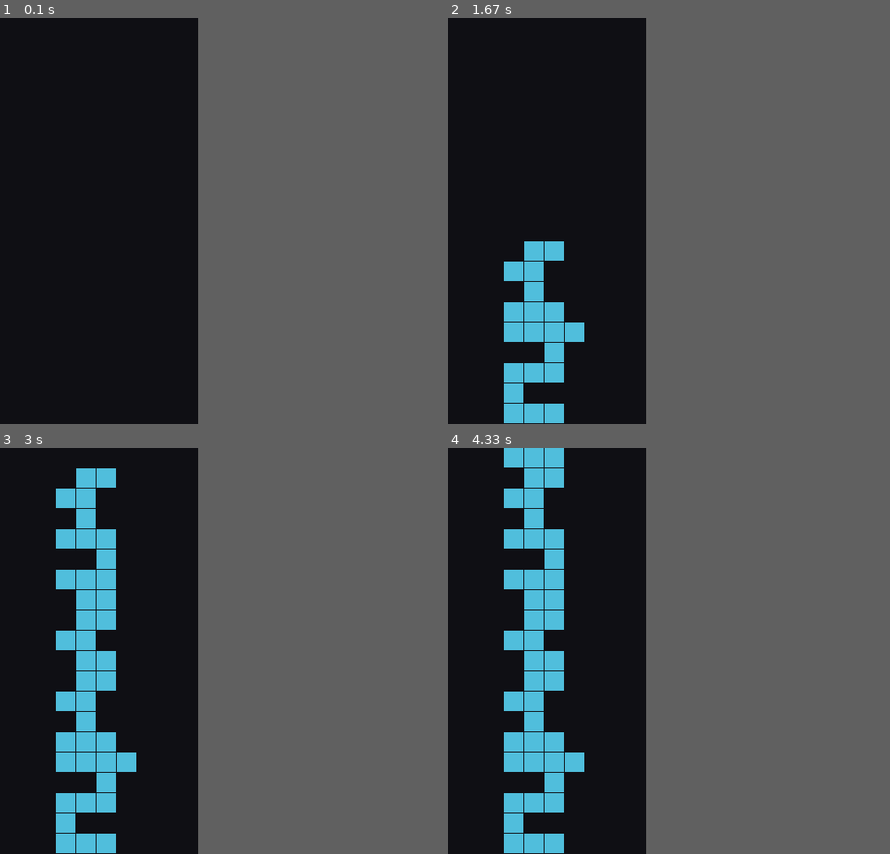
Above: before the commit, frames 1-4 (two rows, left to right).
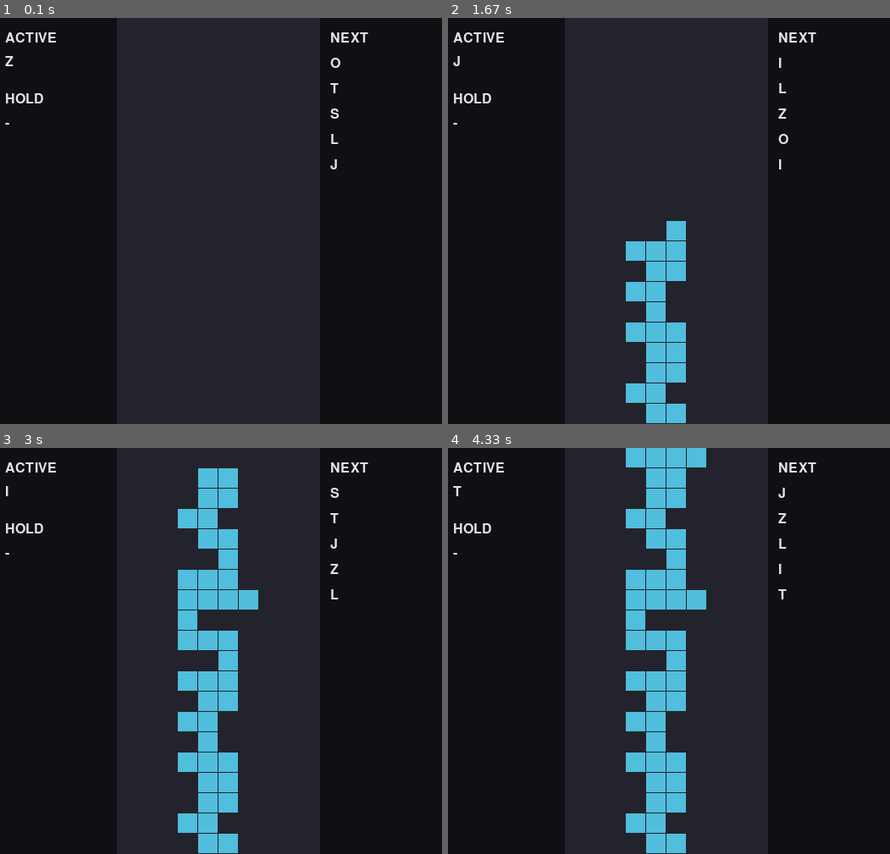
Above: after the commit, the same moments.

Repository: tomiya7688/kadoka_tetris_ai
Game: pygame game, started from src/tetris/main.py
Two runs of this game, one before a commit and one after it. Both use one fixed random seed, a clock stepped at 60 frames per second and the inputs below.
Inputs:
- Up to frame 1 (0.1 s): no input
- Up to frame 2 (1.67 s): tap Space at 0.33, 0.73, 1.03, 1.23, 1.57 s
- Up to frame 3 (3 s): tap Space at 1.87, 2.07, 2.37, 2.63, 2.97 s
- Up to frame 4 (4.33 s): tap Space at 3.27, 3.4 s
The window is 240x480 before the commit and 528x480 after it. Grey fills any space a smaller window leaves; there, only what the larger window draws over its background counts as a difference.

The runs differ from the first frame. In frame 1, 46% of the frame differs, in the area x 1-100%, y 0-100%; in frame 2, 51%; in frame 3, 55%; in frame 4, 55%, in the area x 1-84%, y 0-100%.

Commit message:
Expose visible HOLD/NEXT state to built-in CPU boundary (#17)
Add visible NEXT/HOLD metadata, render it in Pygame, expose it through immutable PlayerObservation, and isolate built-in CPU strategies from raw GameState.

Diff:
--- a/src/tetris/adapters/pygame_view.py
+++ b/src/tetris/adapters/pygame_view.py
@@ -4,18 +4,28 @@
 
 
 class PygameView:
-    def __init__(self, cell_size: int = 24):
+    def __init__(self, cell_size: int = 24, side_panel_cells: int = 6):
         self.cell_size = cell_size
+        self.side_panel_width = side_panel_cells * cell_size
         self._pygame = None
+        self._font = None
         self.screen = None
+        self._board_width = 0
+        self._visible_height = 0
 
     def open(self, width: int = 10, height: int = 20) -> None:
         import pygame
 
         self._pygame = pygame
+        self._board_width = width
+        self._visible_height = height
         pygame.init()
+        self._font = pygame.font.Font(None, max(18, self.cell_size))
         self.screen = pygame.display.set_mode(
-            (width * self.cell_size, height * self.cell_size)
+            (
+                width * self.cell_size + self.side_panel_width * 2,
+                height * self.cell_size,
+            )
         )
         pygame.display.set_caption("Kadoka Tetris")
 
@@ -28,6 +38,7 @@
         self._prepare_frame()
         self._draw_board_cells(state.board)
         self._draw_active_piece(state)
+        self._draw_visible_metadata(state)
         self._finish_frame()
 
     def close(self) -> None:
@@ -38,6 +49,16 @@
         if self.screen is None:
             raise RuntimeError("view is not open")
         self.screen.fill((15, 15, 20))
+        self._pygame.draw.rect(
+            self.screen,
+            (35, 35, 45),
+            (
+                self.side_panel_width,
+                0,
+                self._board_width * self.cell_size,
+                self._visible_height * self.cell_size,
+            ),
+        )
 
     def _draw_board_cells(self, board: Board) -> None:
         for x, y in board.cells():
@@ -51,6 +72,26 @@
             draw_y = state.active.y + y - state.board.hidden_rows
             self._draw_cell(draw_x, draw_y, (220, 190, 80))
 
+    def _draw_visible_metadata(self, state: GameState) -> None:
+        active_name = state.active.kind.value if state.active is not None else "-"
+        hold_name = state.hold.value if state.hold is not None else "-"
+
+        self._draw_text("ACTIVE", 12, 16)
+        self._draw_text(active_name, 12, 44)
+        self._draw_text("HOLD", 12, 88)
+        self._draw_text(hold_name, 12, 116)
+
+        right_x = self.side_panel_width + self._board_width * self.cell_size + 12
+        self._draw_text("NEXT", right_x, 16)
+        for index, piece in enumerate(state.next_pieces):
+            self._draw_text(piece.value, right_x, 46 + index * 30)
+
+    def _draw_text(self, text: str, x: int, y: int) -> None:
+        if self._font is None:
+            raise RuntimeError("view is not open")
+        surface = self._font.render(text, True, (225, 225, 235))
+        self.screen.blit(surface, (x, y))
+
     def _draw_cell(self, x: int, y: int, color: tuple[int, int, int]) -> None:
         if y < 0:
             return
@@ -58,7 +99,7 @@
             self.screen,
             color,
             (
-                x * self.cell_size,
+                self.side_panel_width + x * self.cell_size,
                 y * self.cell_size,
                 self.cell_size - 1,
                 self.cell_size - 1,
--- a/src/tetris/core/game_state.py
+++ b/src/tetris/core/game_state.py
@@ -2,34 +2,110 @@
 from .bag import SevenBag
 from .board import Board
 from .tetromino import PieceType, Tetromino
+
+
 class GameState:
-    def __init__(self, seed=None, width=10, visible_height=20, hidden_rows=2):
-        self.board=Board(width,visible_height,hidden_rows); self.bag=SevenBag(seed); self.active=None; self.hold=None; self.hold_used=False; self.game_over=False; self.lines=0; self.spawn()
+    def __init__(
+        self,
+        seed=None,
+        width=10,
+        visible_height=20,
+        hidden_rows=2,
+        next_count=5,
+    ):
+        if not isinstance(next_count, int) or isinstance(next_count, bool) or next_count < 0:
+            raise ValueError("next_count must be a nonnegative integer")
+
+        self.board = Board(width, visible_height, hidden_rows)
+        self.bag = SevenBag(seed)
+        self.next_count = next_count
+        self._next_queue = [next(self.bag) for _ in range(next_count)]
+        self.active = None
+        self.hold = None
+        self.hold_used = False
+        self.game_over = False
+        self.lines = 0
+        self.spawn()
+
+    @property
+    def next_pieces(self) -> tuple[PieceType, ...]:
+        return tuple(self._next_queue)
+
     def spawn(self):
-        self.active=ActivePiece(next(self.bag), (self.board.width-4)//2, 0)
-        if not self.board.can_place(Tetromino(self.active.kind,self.active.cells()),(self.active.x,self.active.y)): self.game_over=True
-    def _can(self,p): return self.board.can_place(Tetromino(p.kind,p.cells()),(p.x,p.y))
-    def move(self,dx,dy=0):
-        candidate=ActivePiece(self.active.kind,self.active.x+dx,self.active.y+dy,self.active.rotation)
-        if self._can(candidate): self.active=candidate; return True
+        if self._next_queue:
+            kind = self._next_queue.pop(0)
+            self._next_queue.append(next(self.bag))
+        else:
+            kind = next(self.bag)
+
+        self.active = ActivePiece(kind, (self.board.width - 4) // 2, 0)
+        if not self.board.can_place(
+            Tetromino(self.active.kind, self.active.cells()),
+            (self.active.x, self.active.y),
+        ):
+            self.game_over = True
+
+    def _can(self, piece):
+        return self.board.can_place(
+            Tetromino(piece.kind, piece.cells()),
+            (piece.x, piece.y),
+        )
+
+    def move(self, dx, dy=0):
+        candidate = ActivePiece(
+            self.active.kind,
+            self.active.x + dx,
+            self.active.y + dy,
+            self.active.rotation,
+        )
+        if self._can(candidate):
+            self.active = candidate
+            return True
         return False
-    def rotate(self,direction=1):
-        candidate=ActivePiece(self.active.kind,self.active.x,self.active.y,self.active.rotation+direction)
-        if self._can(candidate): self.active=candidate; return True
-        for dx in (-1,1,-2,2):
-            candidate.x=self.active.x+dx
-            if self._can(candidate): self.active=candidate; return True
+
+    def rotate(self, direction=1):
+        candidate = ActivePiece(
+            self.active.kind,
+            self.active.x,
+            self.active.y,
+            self.active.rotation + direction,
+        )
+        if self._can(candidate):
+            self.active = candidate
+            return True
+        for dx in (-1, 1, -2, 2):
+            candidate.x = self.active.x + dx
+            if self._can(candidate):
+                self.active = candidate
+                return True
         return False
+
     def hard_drop(self):
-        distance=0
-        while self.move(0,1): distance+=1
-        self.lock(); return distance
+        distance = 0
+        while self.move(0, 1):
+            distance += 1
+        self.lock()
+        return distance
+
     def lock(self):
-        self.board.lock(Tetromino(self.active.kind,self.active.cells()),(self.active.x,self.active.y)); self.lines+=self.board.clear_full_rows(); self.hold_used=False; self.spawn()
+        self.board.lock(
+            Tetromino(self.active.kind, self.active.cells()),
+            (self.active.x, self.active.y),
+        )
+        self.lines += self.board.clear_full_rows()
+        self.hold_used = False
+        self.spawn()
+
     def hold_piece(self):
-        if self.hold_used: return False
-        old=self.hold; self.hold=self.active.kind; self.hold_used=True
-        if old is None: self.spawn()
-        else: self.active=ActivePiece(old,(self.board.width-4)//2,0)
-        if not self._can(self.active): self.game_over=True
+        if self.hold_used:
+            return False
+        old = self.hold
+        self.hold = self.active.kind
+        self.hold_used = True
+        if old is None:
+            self.spawn()
+        else:
+            self.active = ActivePiece(old, (self.board.width - 4) // 2, 0)
+        if not self._can(self.active):
+            self.game_over = True
         return True
--- /dev/null
+++ b/src/tetris/cpu/__init__.py
@@ -0,0 +1 @@
+from .visible_cpu_controller import VisibleCpuController, VisibleCpuStrategy
--- /dev/null
+++ b/src/tetris/cpu/visible_cpu_controller.py
@@ -0,0 +1,37 @@
+"""Built-in CPU boundary that exposes only player-visible observations."""
+
+from typing import Protocol
+
+from tetris.application import InputAction
+from tetris.core import GameState
+from tetris.observation import PlayerObservation, VisiblePlayerObserver
+
+
+class VisibleCpuStrategy(Protocol):
+    """Decision logic that is intentionally isolated from GameState."""
+
+    def choose(self, observation: PlayerObservation) -> str | None:
+        ...
+
+
+class VisibleCpuController:
+    """Translate a visible-only CPU decision into the shared input path."""
+
+    def __init__(
+        self,
+        player: int,
+        strategy: VisibleCpuStrategy,
+        observer: VisiblePlayerObserver | None = None,
+    ):
+        if not isinstance(player, int) or isinstance(player, bool) or player < 0:
+            raise ValueError("player must be a nonnegative integer")
+        self.player = player
+        self.strategy = strategy
+        self.observer = observer or VisiblePlayerObserver()
+
+    def choose_action(self, state: GameState) -> InputAction | None:
+        observation = self.observer.observe(state)
+        action = self.strategy.choose(observation)
+        if action is None:
+            return None
+        return InputAction(self.player, action)
--- a/src/tetris/observation/__init__.py
+++ b/src/tetris/observation/__init__.py
@@ -1,2 +1,4 @@
 from .board_observation import BoardObservation, Cell
+from .player_observation import PlayerObservation
 from .visible_board_observer import VisibleBoardObserver
+from .visible_player_observer import VisiblePlayerObserver
--- /dev/null
+++ b/src/tetris/observation/player_observation.py
@@ -0,0 +1,33 @@
+"""Immutable snapshot of information currently visible to a player."""
+
+from dataclasses import dataclass
+
+from tetris.core import PieceType
+
+from .board_observation import BoardObservation
+
+
+@dataclass(frozen=True)
+class PlayerObservation:
+    """Visible board, active piece identity, HOLD, and displayed NEXT queue."""
+
+    board: BoardObservation
+    current_piece: PieceType | None
+    hold_piece: PieceType | None
+    next_pieces: tuple[PieceType, ...]
+
+    def __post_init__(self) -> None:
+        if not isinstance(self.board, BoardObservation):
+            raise ValueError("board must be a BoardObservation")
+        self._validate_piece(self.current_piece, "current_piece")
+        self._validate_piece(self.hold_piece, "hold_piece")
+
+        normalized_next = tuple(self.next_pieces)
+        for piece in normalized_next:
+            if not isinstance(piece, PieceType):
+                raise ValueError("next_pieces must contain PieceType values")
+        object.__setattr__(self, "next_pieces", normalized_next)
+
+    def _validate_piece(self, piece: PieceType | None, name: str) -> None:
+        if piece is not None and not isinstance(piece, PieceType):
+            raise ValueError(f"{name} must be PieceType or None")
--- /dev/null
+++ b/src/tetris/observation/visible_player_observer.py
@@ -0,0 +1,22 @@
+"""Build a player-visible observation without exposing engine internals."""
+
+from tetris.core import GameState
+
+from .player_observation import PlayerObservation
+from .visible_board_observer import VisibleBoardObserver
+
+
+class VisiblePlayerObserver:
+    """Create the same information contract that the current UI displays."""
+
+    def __init__(self, board_observer: VisibleBoardObserver | None = None):
+        self.board_observer = board_observer or VisibleBoardObserver()
+
+    def observe(self, state: GameState) -> PlayerObservation:
+        current_piece = state.active.kind if state.active is not None else None
+        return PlayerObservation(
+            board=self.board_observer.observe(state),
+            current_piece=current_piece,
+            hold_piece=state.hold,
+            next_pieces=state.next_pieces,
+        )
--- /dev/null
+++ b/tests/test_visible_observation_metadata.py
@@ -0,0 +1,73 @@
+import unittest
+
+from tetris.core import GameState
+from tetris.cpu import VisibleCpuController
+from tetris.observation import PlayerObservation, VisiblePlayerObserver
+
+
+class RecordingStrategy:
+    def __init__(self, action="move_left"):
+        self.action = action
+        self.observation = None
+
+    def choose(self, observation: PlayerObservation) -> str | None:
+        self.observation = observation
+        return self.action
+
+
+class VisibleObservationMetadataTests(unittest.TestCase):
+    def test_next_queue_advances_with_spawned_piece(self):
+        state = GameState(seed=7, next_count=5)
+        visible_next = state.next_pieces
+
+        state.hard_drop()
+
+        self.assertEqual(state.active.kind, visible_next[0])
+        self.assertEqual(len(state.next_pieces), 5)
+        self.assertEqual(state.next_pieces[:-1], visible_next[1:])
+
+    def test_hold_without_existing_piece_consumes_visible_next(self):
+        state = GameState(seed=11, next_count=5)
+        first_active = state.active.kind
+        visible_next = state.next_pieces
+
+        self.assertTrue(state.hold_piece())
+
+        self.assertEqual(state.hold, first_active)
+        self.assertEqual(state.active.kind, visible_next[0])
+        self.assertEqual(state.next_pieces[:-1], visible_next[1:])
+
+    def test_player_observation_matches_currently_visible_metadata(self):
+        state = GameState(seed=13, next_count=5)
+        state.hold_piece()
+
+        observation = VisiblePlayerObserver().observe(state)
+
+        self.assertEqual(observation.current_piece, state.active.kind)
+        self.assertEqual(observation.hold_piece, state.hold)
+        self.assertEqual(observation.next_pieces, state.next_pieces)
+        self.assertIsInstance(observation.next_pieces, tuple)
+
+    def test_cpu_strategy_receives_observation_not_game_state(self):
+        state = GameState(seed=17)
+        strategy = RecordingStrategy("move_right")
+        controller = VisibleCpuController(0, strategy)
+
+        action = controller.choose_action(state)
+
+        self.assertEqual(action.player, 0)
+        self.assertEqual(action.action, "move_right")
+        self.assertIsInstance(strategy.observation, PlayerObservation)
+        self.assertFalse(hasattr(strategy.observation, "bag"))
+        self.assertFalse(hasattr(strategy.observation, "rng"))
+        self.assertFalse(hasattr(strategy.observation, "game_state"))
+
+    def test_cpu_invalid_action_is_rejected_by_shared_input_model(self):
+        controller = VisibleCpuController(0, RecordingStrategy("teleport"))
+
+        with self.assertRaisesRegex(ValueError, "unknown action"):
+            controller.choose_action(GameState(seed=19))
+
+
+if __name__ == "__main__":
+    unittest.main()
